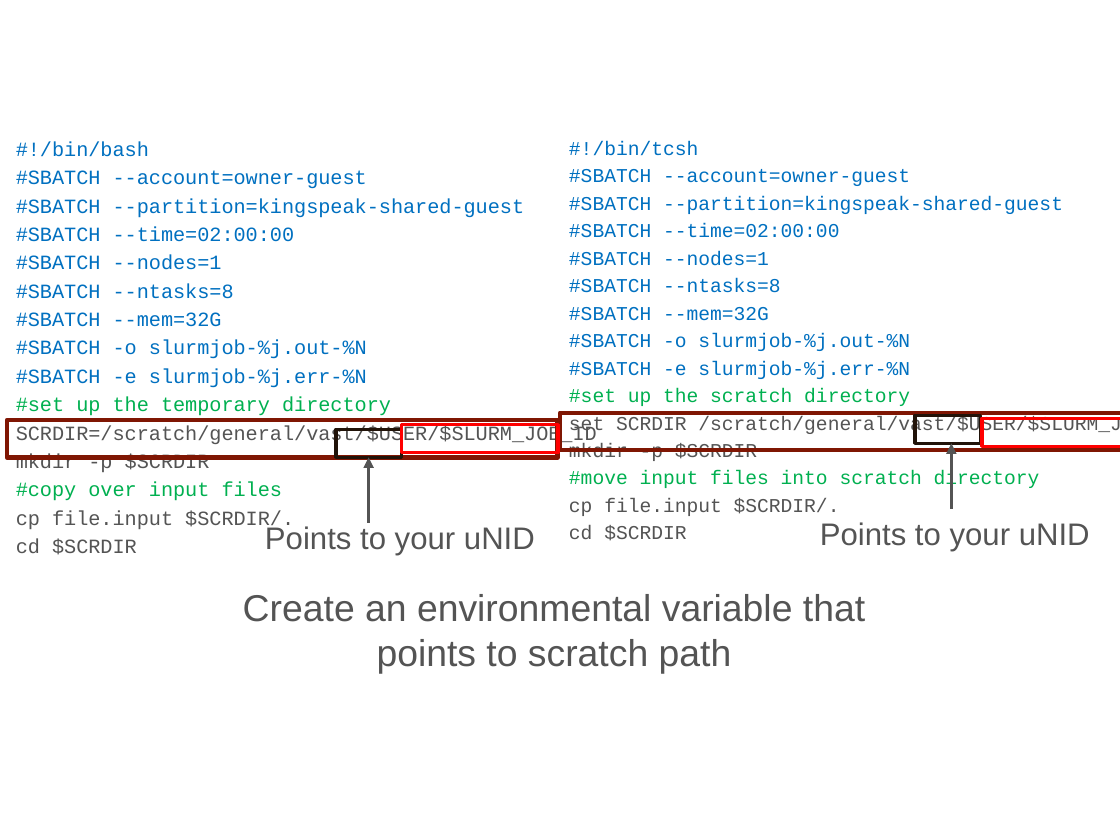
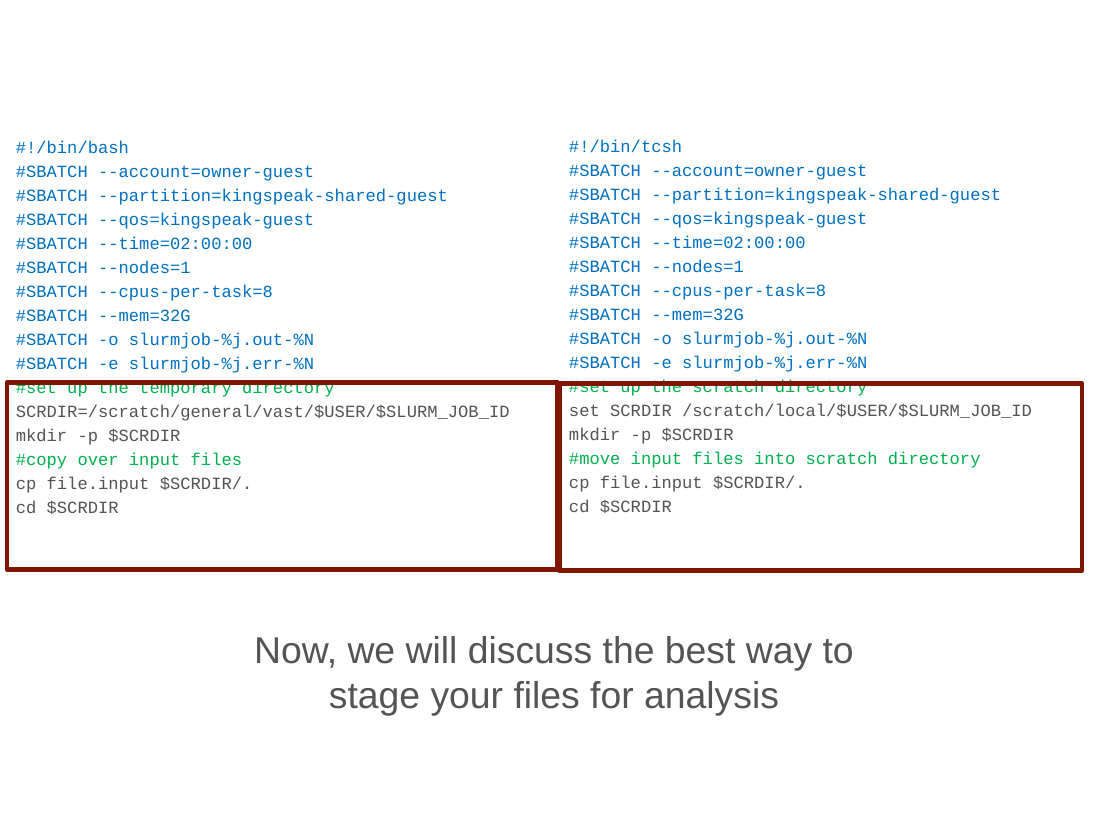
Before and after one commit to chpc-uofu/slurm-lectures, a slide deck: slide 21 of running-jobs-at-chpc.pptx. Drawn at 1120x840 pixels with LibreOffice and Linux fonts; fonts in the diff are those of the drawing; background and template pictures are left out. Boxes give left, top, right and bottom in pixels: in the first picture for what was removed or moved away, otherwise in the second. Text is boxed around its words. In the diff, an @@ line names an element or a change of style, - is before the commit and + after.

```diff
--- a/running-jobs-at-chpc.pptx
+++ b/running-jobs-at-chpc.pptx
@@ text at (16, 140, 510, 514): size 13 to 11 pt in "#!/bin/bash", "#SBATCH --account=owner-guest", "#SBATCH --partition=kingspeak-shared-guest", "#SBATCH --time=02:00:00" and 10 more places @@
@@ text at (569, 140, 1001, 513): size 12.6 to 11 pt in "#!/bin/tcsh", "#SBATCH --account=owner-guest", "#SBATCH --partition=kingspeak-shared-guest", "#SBATCH --time=02:00:00" and 9 more places @@
@@ text at (16, 212, 314, 229): paragraph added @@
+#SBATCH --qos=kingspeak-guest
@@ text at (569, 212, 867, 228): paragraph added @@
+#SBATCH --qos=kingspeak-guest
@@ text at (16, 284, 273, 301): text changed; size 13 to 11 pt @@
-#SBATCH --ntasks=8
+#SBATCH --cpus-per-task=8
@@ text at (569, 284, 826, 300): text changed; size 12.6 to 11 pt @@
-#SBATCH --ntasks=8
+#SBATCH --cpus-per-task=8
@@ rectangle: place and size @@
-rectangle at (7, 420, 558, 457)
+rectangle at (7, 383, 558, 570)
@@ rectangle: place and size @@
-rectangle at (560, 413, 1120, 450)
+rectangle at (560, 384, 1083, 571)
@@ text at (569, 403, 1032, 418): text changed; size 12.6 to 11 pt @@
-set SCRDIR /scratch/general/vast/$USER/$SLURM_JOB_ID
+set SCRDIR /scratch/local/$USER/$SLURM_JOB_ID
@@ rectangle removed at (915, 416, 980, 444) @@
@@ rectangle removed at (982, 419, 1120, 447) @@
@@ rectangle removed at (336, 429, 401, 457) @@
@@ rectangle removed at (401, 424, 558, 452) @@
@@ arrow removed from (951, 508) to (951, 444) @@
@@ arrow removed from (368, 523) to (368, 457) @@
@@ text removed at (265, 526, 535, 556) @@
-Points to your uNID
@@ text removed at (820, 522, 1090, 552) @@
-Points to your uNID
@@ text removed at (243, 594, 865, 673) @@
-Create an environmental variable that points to scratch path
@@ text added at (254, 636, 854, 716), 24 pt, text #545454 @@
+Now, we will discuss the best way to stage your files for analysis
```
Also in this commit, not shown: 18 other slides changed, 1 other file.
